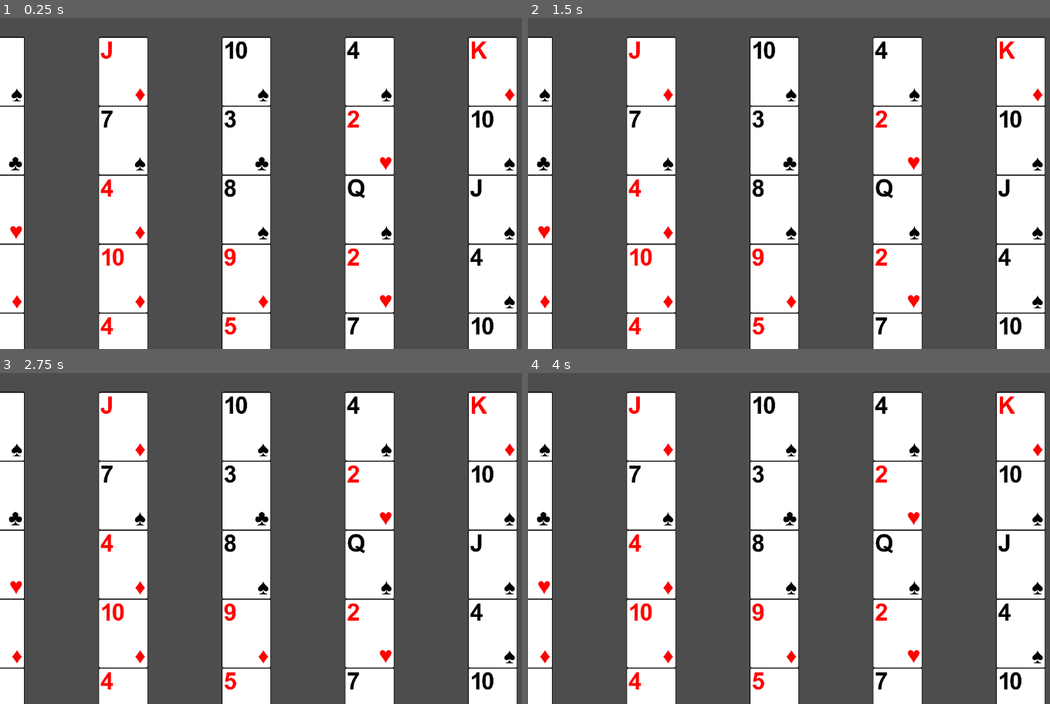
Above: before the commit, frames 1-4 (two rows, left to right).
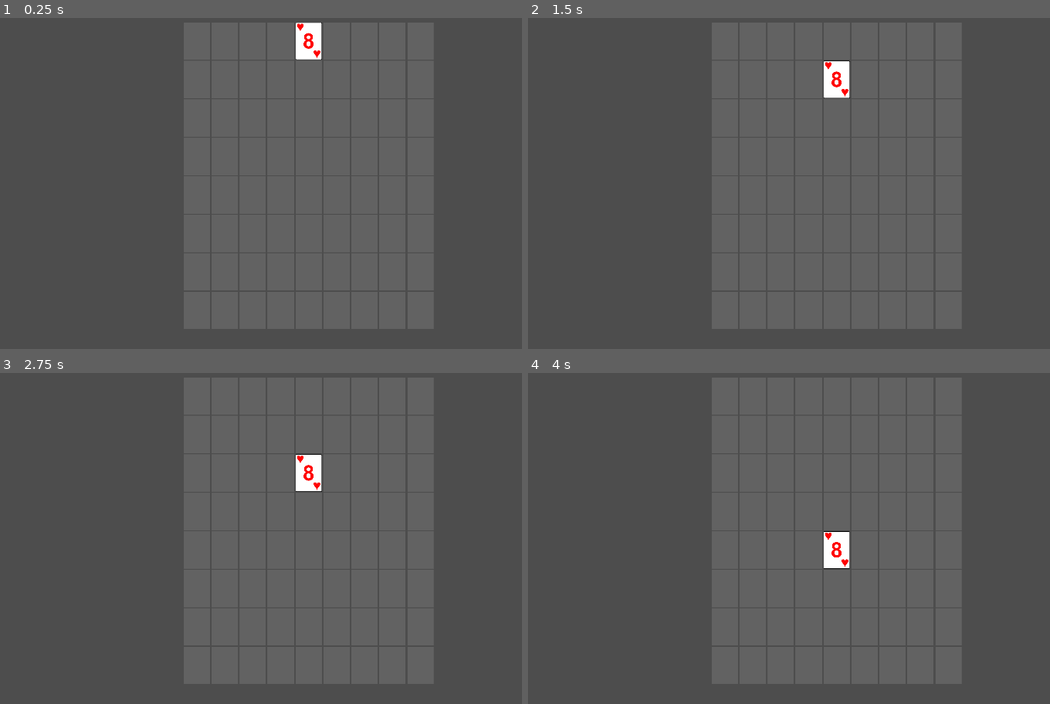
Above: after the commit, the same moments.

Repository: tiger1021/poker
Game: Godot game, scene res://grid_board/game_board.tscn
Two runs of this game, one before a commit and one after it. Both use one fixed random seed, a clock stepped at 60 frames per second and the inputs below. Before the commit the project starts from res://board/board.tscn.
Inputs:
- Up to frame 1 (0.25 s): no input
- Up to frame 2 (1.5 s): tap Enter at 0.5 s; tap Space at 1.25 s
- Up to frame 3 (2.75 s): no input
- Up to frame 4 (4 s): tap Enter at 2.75 s; tap Space at 3.5 s

The runs differ from the first frame. In frame 1, 41% of the frame differs, in the area x 0-100%, y 1-100%; in frame 2, 41%; in frame 3, 41%, in the area x 0-100%, y 5-100%; in frame 4, 41%.

Commit message:
Have a simple drop working.

Diff:
--- a/board/slot.gd
+++ b/board/slot.gd
@@ -1,4 +1,4 @@
-class_name Slot extends Sprite2D
+class_name Slot extends TextureRect
 
 @export var card:Card
 @export var column:int
@@ -10,7 +10,12 @@
 
 func load_texture() -> void:
 	var fstring = "res://cards/pngs/%s.png"
-	var card_texture = load(fstring % self.card.display_name())
+	var card_texture
+	if self.card:
+		card_texture = load(fstring % self.card.display_name())
+	else:
+		card_texture =  load("res://cards/pngs/blank.png")
+
 	texture = card_texture
 
 # Called every frame. 'delta' is the elapsed time since the previous frame.
--- /dev/null
+++ b/grid_board/game_board.tscn
@@ -0,0 +1,26 @@
+[gd_scene load_steps=2 format=3 uid="uid://dvqpmvp1vaqg1"]
+
+[ext_resource type="Script" uid="uid://cavuxvyn12n2m" path="res://grid_board/game_board_grid.gd" id="1_4uu5y"]
+
+[node name="GameBoardContainer" type="HBoxContainer"]
+anchors_preset = 8
+anchor_left = 0.5
+anchor_top = 0.5
+anchor_right = 0.5
+anchor_bottom = 0.5
+offset_left = -50.0
+offset_top = -50.0
+offset_right = 50.0
+offset_bottom = 50.0
+grow_horizontal = 2
+grow_vertical = 2
+size_flags_horizontal = 3
+size_flags_vertical = 3
+alignment = 1
+
+[node name="GameBoardGrid" type="GridContainer" parent="."]
+custom_minimum_size = Vector2(100, 100)
+layout_mode = 2
+size_flags_horizontal = 3
+columns = 9
+script = ExtResource("1_4uu5y")
--- /dev/null
+++ b/grid_board/game_board_grid.gd
@@ -0,0 +1,61 @@
+extends GridContainer
+
+@export var rows:int = 8
+var active_card:Card
+var active_cell:GridCell
+
+# variables used to keep track of game state
+var game_tick_rate = 1 #seconds
+var tick_progress = 0
+
+# Called when the node enters the scene tree for the first time.
+func _ready() -> void:
+	for row in range(rows):
+		for col in range(columns):
+			var location = "%s, %s"
+			var grid_cell = GridCell.new()
+			self.add_child(grid_cell)
+			grid_cell.row = row
+			grid_cell.column = col
+			if ((grid_cell.row == 0) && (grid_cell.column == self.columns/2)):
+				self.generate_card_for_cell(grid_cell)
+				active_cell = grid_cell
+				active_card = grid_cell.card
+			grid_cell.load_texture()
+	pass # Replace with function body.
+
+# Called every frame. 'delta' is the elapsed time since the previous frame.
+func _process(delta: float) -> void:
+	tick_progress += delta
+	if (tick_progress >= 1):
+		tick_progress = 0
+		set_next_active_cell()
+	pass
+
+func start_new_drop() -> void:
+	print("New Drop")
+func set_next_active_cell() -> void:
+	if (active_cell.row < (self.rows - 1)):
+		var next_row = active_cell.row + 1
+		var next_cell:GridCell
+		for cell in self.get_children():
+			if ((cell.row == next_row) && (cell.column == active_cell.column)):
+				next_cell = cell
+				break
+		if (next_cell.card == null):
+			next_cell.card = active_card
+			next_cell.load_texture()
+			active_cell.card = null
+			active_cell.load_texture()
+			active_cell = next_cell
+	else:
+		start_new_drop()
+
+
+func generate_card_for_cell(grid_cell:GridCell) -> void:
+	var suits = ["♦","♠","♥", "♣"]
+	var possible_values = [1,2,3,4,5,6,7,8,9,10,11,12,13]
+	var card = Card.new()
+	card.suit = suits.pick_random()
+	card.value = possible_values.pick_random()
+	grid_cell.card = card
--- /dev/null
+++ b/grid_board/grid_cell.gd
@@ -0,0 +1,18 @@
+class_name GridCell extends TextureRect
+
+@export var card:Card
+@export var column:int
+@export var row:int
+var fstring = "res://cards/pngs/%s.png"
+
+func _ready():
+	self.custom_minimum_size = Vector2(250/3,350/3)
+	self.expand_mode = TextureRect.EXPAND_IGNORE_SIZE
+	self.stretch_mode = TextureRect.STRETCH_KEEP_ASPECT_CENTERED
+func load_texture() -> void:
+	var card_texture
+	if self.card:
+		card_texture = load(fstring % self.card.display_name())
+	else:
+		card_texture =  load("res://cards/pngs/blank.png")
+	texture = card_texture
--- a/project.godot
+++ b/project.godot
@@ -11,12 +11,17 @@
 [application]
 
 config/name="poker"
-run/main_scene="uid://r6vb5qkpulal"
+run/main_scene="uid://dvqpmvp1vaqg1"
 config/features=PackedStringArray("4.4", "GL Compatibility")
 config/icon="res://icon.svg"
 
 [display]
 
+window/size/viewport_width=1280
+window/size/viewport_height=720
+window/size/resizable=false
+window/size/window_width_override=1920
+window/size/window_height_override=1080
 window/stretch/scale_mode="integer"
 
 [rendering]
Binary file changed: cards/pngs/10♠.png
Binary file changed: cards/pngs/10♣.png
Binary file changed: cards/pngs/10♥.png
Binary file changed: cards/pngs/10♦.png
Binary file changed: cards/pngs/2♠.png
Binary file changed: cards/pngs/2♣.png
Binary file changed: cards/pngs/2♥.png
Binary file changed: cards/pngs/2♦.png
Binary file changed: cards/pngs/3♠.png
Binary file changed: cards/pngs/3♣.png
Binary file changed: cards/pngs/3♥.png
Binary file changed: cards/pngs/3♦.png
(and 45 more such lines)
